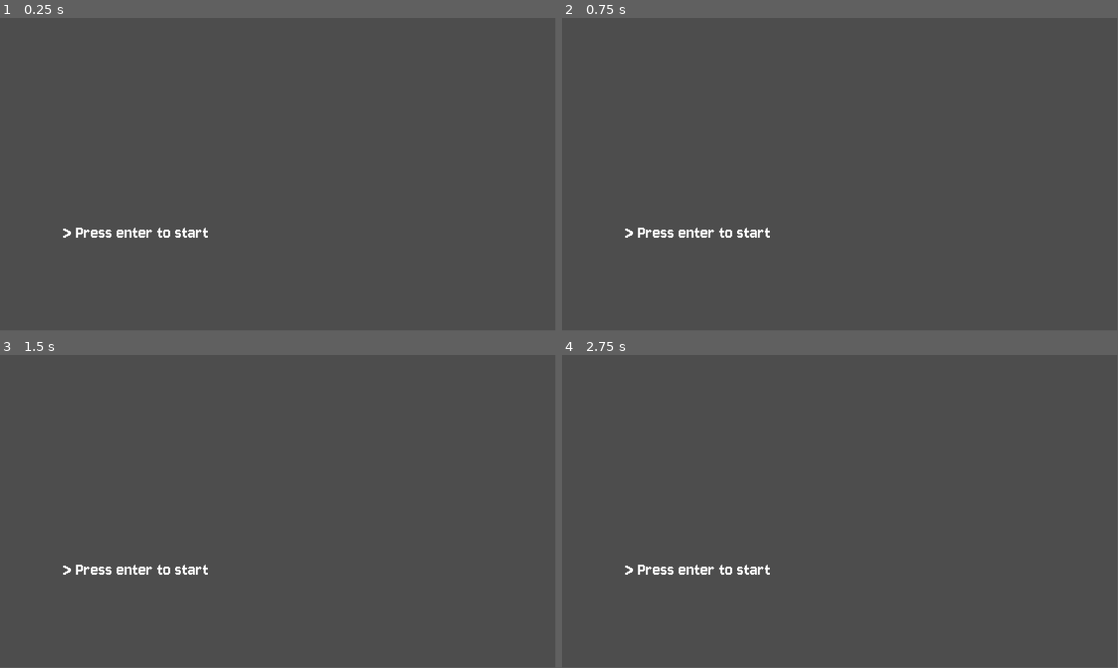
Above: before the commit, frames 1-4 (two rows, left to right).
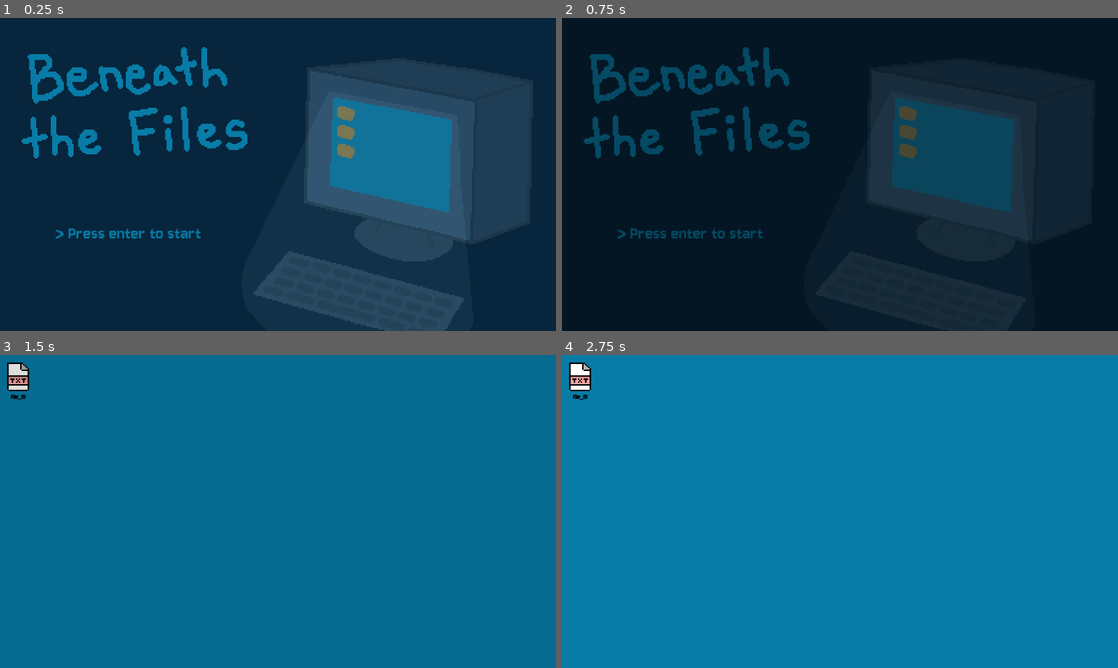
Above: after the commit, the same moments.

Repository: solicht88/beneath_the_files
Game: Godot game, scene res://scenes/title_screen.tscn
Two runs of this game, one before a commit and one after it. Both use one fixed random seed, a clock stepped at 60 frames per second and the inputs below. Before the commit the project has no main scene; this scene is started directly in both runs.
Inputs (mouse positions are in pixels of both pictures, inside the frame that each line leads up to):
- Up to frame 1 (0.25 s): no input
- Up to frame 2 (0.75 s): tap Enter (enter) at 0.5, 0.6 s; move the mouse to (962, 158) at 0.52 s
- Up to frame 3 (1.5 s): click (400, 495) at 0.8 s; tap Enter (enter) at 1.25 s; move the mouse to (166, 527) at 1.27 s; click (166, 527) at 1.35 s
- Up to frame 4 (2.75 s): tap Enter (enter) at 1.55, 2, 2.1 s; move the mouse to (895, 442) at 2.02 s; click (895, 442) at 2.3 s
In our replay, the window is 799x449 before the commit and 800x450 after it. These sizes can differ from the game's own. Grey fills any space a smaller window leaves; there, only what the larger window draws over its background counts as a difference.

The runs differ from the first frame. In frame 1, 100% of the frame differs, in the area x 0-100%, y 0-100%; in frame 2, 100%; in frame 3, 100%; in frame 4, 100%.

Commit message:
basic title screen finished + some progress on gameplay scene

Diff:
--- a/project.godot
+++ b/project.godot
@@ -11,14 +11,23 @@
 [application]
 
 config/name="Beneath the Files"
+run/main_scene="res://scenes/title_screen.tscn"
 config/features=PackedStringArray("4.2", "GL Compatibility")
 config/icon="res://icon.svg"
+
+[autoload]
+
+Global="*res://scripts/global.gd"
 
 [display]
 
 window/size/viewport_width=1920
 window/size/viewport_height=1080
 window/size/mode=3
+window/size/initial_position_type=0
+window/size/initial_position=Vector2i(960, 540)
+window/size/resizable=false
+window/stretch/mode="canvas_items"
 
 [input]
 
@@ -27,6 +36,11 @@
 "events": [Object(InputEventKey,"resource_local_to_scene":false,"resource_name":"","device":-1,"window_id":0,"alt_press …(182 unchanged characters)…
 ]
 }
+click={
+"deadzone": 0.5,
+"events": [Object(InputEventMouseButton,"resource_local_to_scene":false,"resource_name":"","device":-1,"window_id":0,"alt_pressed":false,"shift_pressed":false,"ctrl_pressed":false,"meta_pressed":false,"button_mask":1,"position":Vector2(552, 30),"global_position":Vector2(560, 110),"factor":1.0,"button_index":1,"canceled":false,"pressed":true,"double_click":false,"script":null)
+]
+}
 
 [rendering]
 
--- /dev/null
+++ b/scenes/game/game.tscn
@@ -0,0 +1,24 @@
+[gd_scene load_steps=5 format=3 uid="uid://0iuxa61gs4sw"]
+
+[ext_resource type="Texture2D" uid="uid://beolvprxa1opo" path="res://assets/imgs/game sprites/Desktop.png" id="1_d0kyf"]
+[ext_resource type="Script" path="res://scripts/game/game.gd" id="1_kq0ji"]
+[ext_resource type="PackedScene" uid="uid://kwmuhnup116s" path="res://scenes/game/sprites/file.tscn" id="3_1mlka"]
+[ext_resource type="PackedScene" uid="uid://dfxnei0ass6fv" path="res://scenes/game/sprites/window_long.tscn" id="4_u1imf"]
+
+[node name="game" type="Node2D"]
+script = ExtResource("1_kq0ji")
+
+[node name="bg" type="Sprite2D" parent="."]
+position = Vector2(960, 540)
+texture = ExtResource("1_d0kyf")
+
+[node name="files" type="Node2D" parent="."]
+
+[node name="file_01" parent="files" instance=ExtResource("3_1mlka")]
+position = Vector2(10, 10)
+
+[node name="windows" type="Node2D" parent="."]
+
+[node name="window_long" parent="windows" instance=ExtResource("4_u1imf")]
+visible = false
+position = Vector2(575, 66)
--- /dev/null
+++ b/scenes/game/sprites/file.tscn
@@ -0,0 +1,31 @@
+[gd_scene load_steps=4 format=3 uid="uid://kwmuhnup116s"]
+
+[ext_resource type="Texture2D" uid="uid://qrilmgcx4s56" path="res://assets/imgs/game sprites/txtfile.png" id="1_4u5d7"]
+[ext_resource type="Script" path="res://scripts/game/file.gd" id="1_e273j"]
+[ext_resource type="Theme" uid="uid://bqf8rudx067vu" path="res://scenes/themes/window_text.tres" id="3_r35y5"]
+
+[node name="file" type="Node2D"]
+z_index = 1
+script = ExtResource("1_e273j")
+
+[node name="Sprite2D" type="Sprite2D" parent="."]
+position = Vector2(50, 63)
+texture = ExtResource("1_4u5d7")
+
+[node name="Area2D" type="Area2D" parent="."]
+position = Vector2(50, 63)
+
+[node name="CollisionPolygon2D" type="CollisionPolygon2D" parent="Area2D"]
+polygon = PackedVector2Array(22, -49.4, 39, -33.4, 39, -31.5, 40.8, -31.5, 44, -28.3, 44, 49.5, 41.9, 49.5, 35.9, 56.5, -32, 56.5, -32, 54.4, -39, 48.4, -39, -48.7, -37, -49.7, -37, -51.5, 22, -51.5)
+
+[node name="Label" type="Label" parent="."]
+custom_minimum_size = Vector2(83, 39)
+offset_left = 12.0
+offset_top = 120.0
+offset_right = 95.0
+offset_bottom = 159.0
+theme = ExtResource("3_r35y5")
+text = "file_00"
+horizontal_alignment = 1
+
+[connection signal="input_event" from="Area2D" to="." method="_on_area_2d_input_event"]
--- /dev/null
+++ b/scenes/game/sprites/folder.gd
@@ -0,0 +1,17 @@
+extends Node2D
+
+
+# Called when the node enters the scene tree for the first time.
+func _ready():
+	await ready
+	$Label.text = self.name
+
+
+# Called every frame. 'delta' is the elapsed time since the previous frame.
+func _process(delta):
+	pass
+
+
+func _on_area_2d_input_event(viewport, event, shape_idx):
+	if Input.is_action_just_pressed("click"):
+		pass
--- /dev/null
+++ b/scenes/game/sprites/folder.tscn
@@ -0,0 +1,27 @@
+[gd_scene load_steps=4 format=3 uid="uid://dilb03pqjg4he"]
+
+[ext_resource type="Texture2D" uid="uid://dbbqtir4e0nwf" path="res://assets/imgs/game sprites/file.png" id="1_5ivle"]
+[ext_resource type="Script" path="res://scenes/game/sprites/folder.gd" id="1_cuxw0"]
+[ext_resource type="Theme" uid="uid://bqf8rudx067vu" path="res://scenes/themes/window_text.tres" id="2_tf422"]
+
+[node name="folder" type="Node2D"]
+script = ExtResource("1_cuxw0")
+
+[node name="Sprite2D" type="Sprite2D" parent="."]
+position = Vector2(50, 50)
+texture = ExtResource("1_5ivle")
+
+[node name="Area2D" type="Area2D" parent="."]
+
+[node name="CollisionPolygon2D" type="CollisionPolygon2D" parent="Area2D"]
+position = Vector2(50, 50)
+polygon = PackedVector2Array(-13, -26.7, -7, -19, 22, -19, 22, -16.7, 28, -9, 42, -9, 42, -6.9, 49, -0.900002, 49, 7, 46.9, 7, 30.9, 24, 29, 24, 29, 25.8, 25.8, 29, 24, 29, 24, 30.8, 20.8, 34, -37, 34, -37, 31.9, -44, 25.9, -44, -22, -41.8, -22, -37, -26.8, -37, -29, -13, -29)
+
+[node name="Label" type="Label" parent="."]
+offset_left = 12.0
+offset_top = 90.0
+offset_right = 66.0
+offset_bottom = 117.0
+theme = ExtResource("2_tf422")
+text = "file_00"
+horizontal_alignment = 1
--- /dev/null
+++ b/scenes/game/sprites/window_long.tscn
@@ -0,0 +1,37 @@
+[gd_scene load_steps=4 format=3 uid="uid://dfxnei0ass6fv"]
+
+[ext_resource type="Texture2D" uid="uid://bljn4lqgygmsh" path="res://assets/imgs/game sprites/window1.png" id="1_srsfl"]
+[ext_resource type="Theme" uid="uid://bqf8rudx067vu" path="res://scenes/themes/window_text.tres" id="2_7lwaf"]
+
+[sub_resource type="CircleShape2D" id="CircleShape2D_m7vv0"]
+radius = 21.587
+
+[node name="window_long" type="Node2D"]
+
+[node name="Sprite2D" type="Sprite2D" parent="."]
+position = Vector2(250, 318)
+texture = ExtResource("1_srsfl")
+
+[node name="Area2D" type="Area2D" parent="."]
+
+[node name="CollisionShape2D" type="CollisionShape2D" parent="Area2D"]
+position = Vector2(60, 54)
+shape = SubResource("CircleShape2D_m7vv0")
+
+[node name="Label" type="Label" parent="."]
+custom_minimum_size = Vector2(434, 516)
+offset_left = 30.0
+offset_top = 90.0
+offset_right = 464.0
+offset_bottom = 606.0
+theme = ExtResource("2_7lwaf")
+text = "March 2: 1:00 A.M, 2000,
+The siren sounded. Another 2 people went missing this time. The higher ups are worried. I couldn't sleep so I went outside and took a walk. As I walked around the grounds I saw some dark silhouettes coming, upon reflex I dodged behind a large rock and silently observed. From the voice I recognized that it’s the higher ups.
+“Three people are missing now. What on earth are we going to tell the workers?”
+“Nothing of course”
+“Do you think that maybe it is ‘that’”
+The second man turned to the first and faced him. From his tone I could tell that he was threatening. “And what would ‘that’ be?”
+“Y-you know, t-the ‘thing’ that we uncovered”
+“You shouldn’t poke into places that don’t concern you ‘Mr. Derek’”
+Alex out."
+autowrap_mode = 2
--- /dev/null
+++ b/scenes/game/sprites/window_wide.tscn
@@ -0,0 +1,29 @@
+[gd_scene load_steps=4 format=3 uid="uid://5761m8h7twye"]
+
+[ext_resource type="Texture2D" uid="uid://43y5yxj26w33" path="res://assets/imgs/game sprites/window2.png" id="1_q75ue"]
+[ext_resource type="Theme" uid="uid://bqf8rudx067vu" path="res://scenes/themes/window_text.tres" id="2_ykk22"]
+
+[sub_resource type="CircleShape2D" id="CircleShape2D_gydew"]
+radius = 22.0
+
+[node name="window_wide" type="Node2D"]
+
+[node name="Sprite2D" type="Sprite2D" parent="."]
+position = Vector2(318, 250)
+texture = ExtResource("1_q75ue")
+
+[node name="Area2D" type="Area2D" parent="."]
+
+[node name="CollisionShape2D" type="CollisionShape2D" parent="Area2D"]
+position = Vector2(50, 58)
+shape = SubResource("CircleShape2D_gydew")
+
+[node name="Label" type="Label" parent="."]
+custom_minimum_size = Vector2(594, 378)
+offset_left = 19.0
+offset_top = 94.0
+offset_right = 613.0
+offset_bottom = 472.0
+theme = ExtResource("2_ykk22")
+text = "yaning's editor was here"
+autowrap_mode = 2
--- /dev/null
+++ b/scenes/themes/sprite_text.tres
@@ -0,0 +1,16 @@
+[gd_resource type="Theme" load_steps=2 format=3 uid="uid://ctmmp8xla8tpa"]
+
+[ext_resource type="FontFile" uid="uid://26qc6qwewdo8" path="res://assets/Jersey10-Regular.ttf" id="1_shuyt"]
+
+[resource]
+Label/colors/font_color = Color(0, 0, 0, 1)
+Label/colors/font_outline_color = Color(0, 0, 0, 1)
+Label/colors/font_shadow_color = Color(0, 0, 0, 1)
+Label/constants/line_spacing = 0
+Label/constants/outline_size = 0
+Label/constants/shadow_offset_x = 0
+Label/constants/shadow_offset_y = 0
+Label/constants/shadow_outline_size = 0
+Label/font_sizes/font_size = 36
+Label/fonts/font = ExtResource("1_shuyt")
+Label/styles/normal = null
--- /dev/null
+++ b/scenes/themes/window_text.tres
@@ -0,0 +1,16 @@
+[gd_resource type="Theme" load_steps=2 format=3 uid="uid://bqf8rudx067vu"]
+
+[ext_resource type="FontFile" uid="uid://26qc6qwewdo8" path="res://assets/Jersey10-Regular.ttf" id="1_k1thi"]
+
+[resource]
+Label/colors/font_color = Color(0, 0, 0, 1)
+Label/colors/font_outline_color = Color(0, 0, 0, 1)
+Label/colors/font_shadow_color = Color(0, 0, 0, 1)
+Label/constants/line_spacing = 0
+Label/constants/outline_size = 0
+Label/constants/shadow_offset_x = 0
+Label/constants/shadow_offset_y = 0
+Label/constants/shadow_outline_size = 0
+Label/font_sizes/font_size = 24
+Label/fonts/font = ExtResource("1_k1thi")
+Label/styles/normal = null
--- a/scenes/title_screen.tscn
+++ b/scenes/title_screen.tscn
@@ -1,10 +1,11 @@
-[gd_scene load_steps=4 format=3 uid="uid://docffyquqmbpg"]
+[gd_scene load_steps=5 format=3 uid="uid://docffyquqmbpg"]
 
-[ext_resource type="Texture2D" path="res://imgs/title_screen.png" id="1_e7h5y"]
+[ext_resource type="Script" path="res://scripts/title_screen.gd" id="1_0tu64"]
+[ext_resource type="Texture2D" uid="uid://dj0wvkjb0ys3r" path="res://assets/imgs/title_screen.png" id="1_yaf11"]
 [ext_resource type="FontFile" uid="uid://26qc6qwewdo8" path="res://assets/Jersey10-Regular.ttf" id="2_g4s32"]
 
 [sub_resource type="Theme" id="Theme_jem8t"]
-Label/colors/font_color = Color(1, 1, 1, 1)
+Label/colors/font_color = Color(0.0313726, 0.486275, 0.654902, 1)
 Label/colors/font_outline_color = Color(0, 0, 0, 1)
 Label/colors/font_shadow_color = Color(0, 0, 0, 1)
 Label/constants/line_spacing = 0
@@ -17,15 +18,16 @@
 Label/styles/normal = null
 
 [node name="title_screen" type="Node2D"]
+script = ExtResource("1_0tu64")
 
 [node name="Sprite2D" type="Sprite2D" parent="."]
 position = Vector2(960, 540)
-texture = ExtResource("1_e7h5y")
+texture = ExtResource("1_yaf11")
 
 [node name="Label" type="Label" parent="."]
-offset_left = 218.0
-offset_top = 708.0
-offset_right = 677.0
-offset_bottom = 778.0
+offset_left = 192.0
+offset_top = 709.0
+offset_right = 696.0
+offset_bottom = 779.0
 theme = SubResource("Theme_jem8t")
 text = "> Press enter to start"
--- /dev/null
+++ b/scenes/transition_animation.tscn
@@ -0,0 +1,68 @@
+[gd_scene load_steps=5 format=3 uid="uid://b080136agt2o7"]
+
+[sub_resource type="Animation" id="Animation_x3t2e"]
+length = 0.001
+tracks/0/type = "value"
+tracks/0/imported = false
+tracks/0/enabled = true
+tracks/0/path = NodePath("ColorRect:color")
+tracks/0/interp = 1
+tracks/0/loop_wrap = true
+tracks/0/keys = {
+"times": PackedFloat32Array(0),
+"transitions": PackedFloat32Array(1),
+"update": 0,
+"values": [Color(0, 0, 0, 0)]
+}
+
+[sub_resource type="Animation" id="Animation_e4qrd"]
+resource_name = "fade_in"
+length = 0.5
+tracks/0/type = "value"
+tracks/0/imported = false
+tracks/0/enabled = true
+tracks/0/path = NodePath("ColorRect:color")
+tracks/0/interp = 1
+tracks/0/loop_wrap = true
+tracks/0/keys = {
+"times": PackedFloat32Array(0, 0.5),
+"transitions": PackedFloat32Array(1, 1),
+"update": 0,
+"values": [Color(0, 0, 0, 0), Color(0, 0, 0, 1)]
+}
+
+[sub_resource type="Animation" id="Animation_45j6t"]
+resource_name = "fade_out"
+length = 0.5
+tracks/0/type = "value"
+tracks/0/imported = false
+tracks/0/enabled = true
+tracks/0/path = NodePath("ColorRect:color")
+tracks/0/interp = 1
+tracks/0/loop_wrap = true
+tracks/0/keys = {
+"times": PackedFloat32Array(0, 0.5),
+"transitions": PackedFloat32Array(1, 1),
+"update": 0,
+"values": [Color(0, 0, 0, 1), Color(0, 0, 0, 0)]
+}
+
+[sub_resource type="AnimationLibrary" id="AnimationLibrary_643yl"]
+_data = {
+"RESET": SubResource("Animation_x3t2e"),
+"fade_in": SubResource("Animation_e4qrd"),
+"fade_out": SubResource("Animation_45j6t")
+}
+
+[node name="transition_animation" type="Node2D"]
+z_index = 10
+
+[node name="ColorRect" type="ColorRect" parent="."]
+offset_right = 1920.0
+offset_bottom = 1080.0
+color = Color(0, 0, 0, 0)
+
+[node name="AnimationPlayer" type="AnimationPlayer" parent="."]
+libraries = {
+"": SubResource("AnimationLibrary_643yl")
+}
--- /dev/null
+++ b/scripts/game/file.gd
@@ -0,0 +1,17 @@
+extends Node2D
+
+
+# Called when the node enters the scene tree for the first time.
+func _ready():
+	await ready
+	$Label.text = self.name
+
+
+# Called every frame. 'delta' is the elapsed time since the previous frame.
+func _process(delta):
+	pass
+
+
+func _on_area_2d_input_event(viewport, event, shape_idx):
+	if Input.is_action_just_pressed("click"):
+		pass
--- /dev/null
+++ b/scripts/game/game.gd
@@ -0,0 +1,12 @@
+extends Node2D
+
+
+# Called when the node enters the scene tree for the first time.
+func _ready():
+	await ready
+	Global.fade_out();
+
+
+# Called every frame. 'delta' is the elapsed time since the previous frame.
+func _process(delta):
+	pass
--- /dev/null
+++ b/scripts/global.gd
@@ -0,0 +1,26 @@
+extends Node
+
+var transition_node = preload("res://scenes/transition_animation.tscn")
+
+func fade_out():
+	var transition = transition_node.instantiate()
+	add_child(transition)
+	transition.get_node("ColorRect").color.a = 255
+
+	var player = $transition_animation/AnimationPlayer
+	#print("fade out")
+	player.play("fade_out")
+	await get_tree().create_timer(0.5).timeout
+	transition.queue_free()
+
+
+func fade_in():
+	var transition = transition_node.instantiate()
+	add_child(transition)
+	#print(transition)
+	transition.get_node("ColorRect").color.a = 0
+
+	var player = $transition_animation/AnimationPlayer
+	player.play("fade_in")
+	await get_tree().create_timer(0.5).timeout
+	transition.queue_free()
--- /dev/null
+++ b/scripts/title_screen.gd
@@ -0,0 +1,14 @@
+extends Node2D
+
+
+# Called when the node enters the scene tree for the first time.
+func _ready():
+	pass # Replace with function body.
+
+
+# Called every frame. 'delta' is the elapsed time since the previous frame.
+func _process(_delta):
+	if Input.is_action_just_pressed("enter"):
+		Global.fade_in()
+		await get_tree().create_timer(0.5).timeout
+		get_tree().change_scene_to_file("res://scenes/game/game.tscn")
Not shown, added: assets/imgs/game sprites/Desktop.png.import
Not shown, added: assets/imgs/game sprites/file.png.import
Not shown, added: assets/imgs/game sprites/txtfile.png.import
Not shown, added: assets/imgs/game sprites/window1.png.import
Not shown, added: assets/imgs/game sprites/window2.png.import
